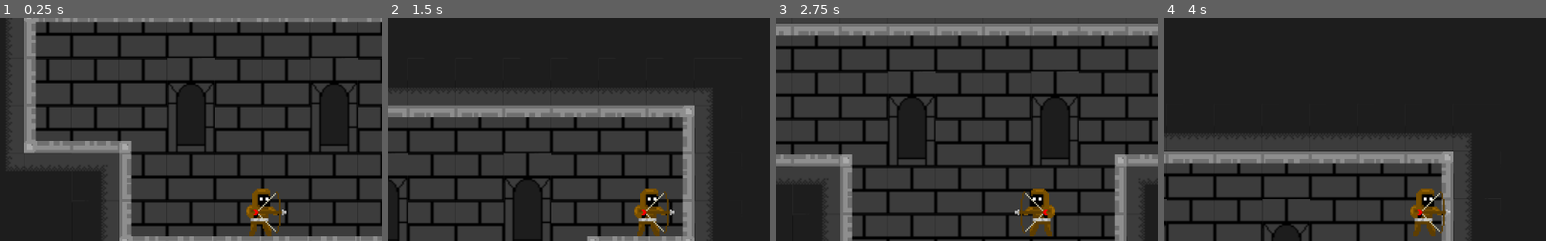
Above: before the commit, frames 1-4 (left to right).
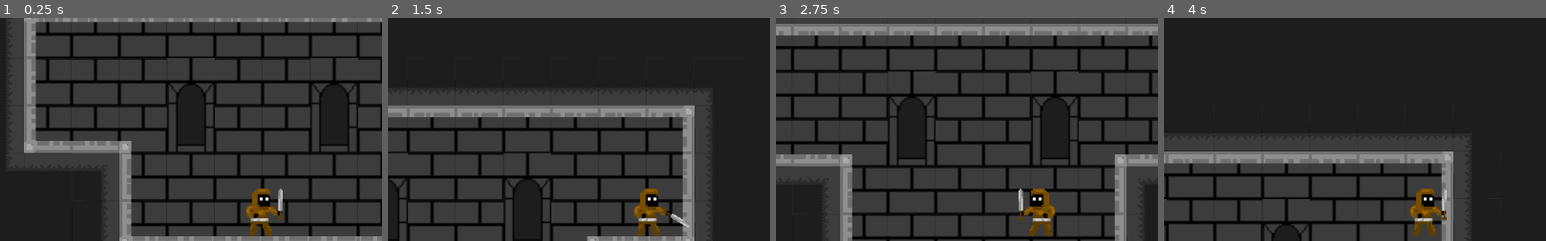
Above: after the commit, the same moments.

Repository: the-alex-g/Rouge_like
Game: Godot game, scene res://Main/Main.tscn
The game is run twice, just before and just after one commit, with the same random seed, the same clock (stepped at 60 frames per second) and the same inputs.
Inputs:
- Up to frame 1 (0.25 s): no input
- Up to frame 2 (1.5 s): tap Enter at 0.5 s; hold D (Right) from 0.53 s (still down); tap Space (Swing, bound only after the commit) at 0.6, 1.35 s; tap W (Jump) at 0.77 s
- Up to frame 3 (2.75 s): tap W (Jump) at 1.52 s; release D (Right) at 2.03 s; hold A (Left) from 2.03 s (still down); tap Space (Swing, bound only after the commit) at 2.1 s
- Up to frame 4 (4 s): release A (Left) at 2.78 s; hold D (Right) from 2.78 s (still down); tap Space (Swing, bound only after the commit) at 2.85, 3.6 s; tap W (Jump) at 3.02, 3.77 s
The pictures show only the part of the screen within x 16-66%, y 6-56%; the shares and areas given below are measured in that part.

The runs differ from the first frame. In frame 1, 0.4% of the frame differs, in the area x 66-75%, y 76-97%; in frame 2, 0.4%, in the area x 66-79%, y 77-97%; in frame 3, 0.4%; in frame 4, 0.3%.

Commit message:
Add swing sword around

Diff:
--- a/Player/Player.gd
+++ b/Player/Player.gd
@@ -6,14 +6,22 @@
 export var grav_increment := 5
 export var jump_strength := 200
 export var jumptime := 0.5
-var _jump = false
+var _swingtime := 0.2
+var _jump := false
+var _attacking := false
 var _base_grav := 0
-onready var _sprite := $AnimatedSprite
+onready var _sprite := $Sprite
 onready var _jumptimer := $JumpTimer
 onready var _floordetector := $RayCast2D
+onready var _player_animator := $PlayerAnimator
+onready var _weapon_animator := $WeaponAnimator
+onready var _sword_hit_area := $Sprite/WeaponArea/CollisionShape2D
+onready var _swordtimer := $SwingSwordTimer
 
 func _ready():
 	_base_grav = grav_strength
+	_sword_hit_area.disabled = true
+	_swingtime = _weapon_animator.get_animation("Swing").length
 
 func _physics_process(_delta):
 	var _velocity := Vector2.ZERO
@@ -24,10 +32,13 @@
 	if Input.is_action_just_pressed("Jump") and not _jump and _floordetector.is_colliding():
 		_jump = true
 		_jumptimer.start(jumptime)
+	if Input.is_action_just_pressed("Swing") and not _attacking:
+		_swing_sword()
 	var dir:Vector2 = _calculate_velocity(_velocity)
 	var _error = move_and_slide(dir, Vector2.UP)
 	var _next_anim:String = _get_next_anim(dir)
-	_sprite.play(_next_anim)
+	if _next_anim != _player_animator.current_animation:
+		_player_animator.play(_next_anim)
 
 func _calculate_velocity(velocity:Vector2):
 	var dir := velocity
@@ -60,5 +71,13 @@
 		next_anim = "Airborne"
 	return next_anim
 
+func _swing_sword():
+	_attacking = true
+	_weapon_animator.play("Swing")
+	_swordtimer.start(_swingtime)
+
 func _on_JumpTimer_timeout():
 	_jump = false
+
+func _on_SwingSwordTimer_timeout():
+	_attacking = false
--- a/Player/Player.tscn
+++ b/Player/Player.tscn
@@ -7,47 +7,108 @@
 [sub_resource type="CapsuleShape2D" id=1]
 height = 12.2039
 
-[sub_resource type="AtlasTexture" id=2]
-atlas = ExtResource( 1 )
-region = Rect2( 0, 0, 32, 32 )
+[sub_resource type="RectangleShape2D" id=6]
+extents = Vector2( 10, 15.9657 )
 
-[sub_resource type="AtlasTexture" id=3]
-atlas = ExtResource( 1 )
-region = Rect2( 0, 32, 32, 32 )
+[sub_resource type="Animation" id=5]
+resource_name = "Swing"
+length = 0.2
+tracks/0/type = "value"
+tracks/0/path = NodePath("Sprite/Weapon:rotation_degrees")
+tracks/0/interp = 1
+tracks/0/loop_wrap = true
+tracks/0/imported = false
+tracks/0/enabled = true
+tracks/0/keys = {
+"times": PoolRealArray( 0, 0.1, 0.2 ),
+"transitions": PoolRealArray( 1, 1, 1 ),
+"update": 0,
+"values": [ 0.0, 180.0, 0.0 ]
+}
 
-[sub_resource type="AtlasTexture" id=4]
-atlas = ExtResource( 1 )
-region = Rect2( 32, 32, 32, 32 )
+[sub_resource type="Animation" id=4]
+resource_name = "Airborne"
+tracks/0/type = "value"
+tracks/0/path = NodePath("Sprite:frame")
+tracks/0/interp = 1
+tracks/0/loop_wrap = true
+tracks/0/imported = false
+tracks/0/enabled = true
+tracks/0/keys = {
+"times": PoolRealArray( 0 ),
+"transitions": PoolRealArray( 1 ),
+"update": 1,
+"values": [ 0 ]
+}
+tracks/1/type = "value"
+tracks/1/path = NodePath("Sprite/Weapon:position")
+tracks/1/interp = 1
+tracks/1/loop_wrap = true
+tracks/1/imported = false
+tracks/1/enabled = true
+tracks/1/keys = {
+"times": PoolRealArray( 0 ),
+"transitions": PoolRealArray( 1 ),
+"update": 0,
+"values": [ Vector2( 12, 1 ) ]
+}
 
-[sub_resource type="AtlasTexture" id=5]
-atlas = ExtResource( 1 )
-region = Rect2( 0, 0, 32, 32 )
+[sub_resource type="Animation" id=2]
+resource_name = "Idle"
+loop = true
+tracks/0/type = "value"
+tracks/0/path = NodePath("Sprite:frame")
+tracks/0/interp = 1
+tracks/0/loop_wrap = true
+tracks/0/imported = false
+tracks/0/enabled = true
+tracks/0/keys = {
+"times": PoolRealArray( 0, 0.5 ),
+"transitions": PoolRealArray( 1, 1 ),
+"update": 1,
+"values": [ 0, 1 ]
+}
+tracks/1/type = "value"
+tracks/1/path = NodePath("Sprite/Weapon:position")
+tracks/1/interp = 1
+tracks/1/loop_wrap = true
+tracks/1/imported = false
+tracks/1/enabled = true
+tracks/1/keys = {
+"times": PoolRealArray( 0, 0.5 ),
+"transitions": PoolRealArray( 1, 1 ),
+"update": 1,
+"values": [ Vector2( 12, 1 ), Vector2( 12, 2 ) ]
+}
 
-[sub_resource type="AtlasTexture" id=6]
-atlas = ExtResource( 1 )
-region = Rect2( 0, 0, 32, 32 )
-
-[sub_resource type="AtlasTexture" id=7]
-atlas = ExtResource( 1 )
-region = Rect2( 32, 0, 32, 32 )
-
-[sub_resource type="SpriteFrames" id=8]
-animations = [ {
-"frames": [ SubResource( 2 ), SubResource( 3 ), SubResource( 4 ), SubResource( 3 ) ],
-"loop": true,
-"name": "Run",
-"speed": 5.0
-}, {
-"frames": [ SubResource( 5 ) ],
-"loop": true,
-"name": "Airborne",
-"speed": 5.0
-}, {
-"frames": [ SubResource( 6 ), SubResource( 7 ) ],
-"loop": true,
-"name": "Idle",
-"speed": 2.0
-} ]
+[sub_resource type="Animation" id=3]
+resource_name = "Run"
+length = 0.8
+loop = true
+tracks/0/type = "value"
+tracks/0/path = NodePath("Sprite:frame")
+tracks/0/interp = 1
+tracks/0/loop_wrap = true
+tracks/0/imported = false
+tracks/0/enabled = true
+tracks/0/keys = {
+"times": PoolRealArray( 0, 0.2, 0.4, 0.6 ),
+"transitions": PoolRealArray( 1, 1, 1, 1 ),
+"update": 1,
+"values": [ 0, 2, 3, 2 ]
+}
+tracks/1/type = "value"
+tracks/1/path = NodePath("Sprite/Weapon:position")
+tracks/1/interp = 1
+tracks/1/loop_wrap = true
+tracks/1/imported = false
+tracks/1/enabled = true
+tracks/1/keys = {
+"times": PoolRealArray( 0, 0.2, 0.4, 0.6 ),
+"transitions": PoolRealArray( 1, 1, 1, 1 ),
+"update": 1,
+"values": [ Vector2( 12, 1 ), Vector2( 12, 2 ), Vector2( 12, 1 ), Vector2( 12, 2 ) ]
+}
 
 [node name="Player" type="KinematicBody2D"]
 script = ExtResource( 2 )
@@ -55,15 +116,26 @@
 [node name="CollisionShape2D" type="CollisionShape2D" parent="."]
 shape = SubResource( 1 )
 
-[node name="AnimatedSprite" type="AnimatedSprite" parent="."]
-frames = SubResource( 8 )
-animation = "Airborne"
-
-[node name="Weapon" type="Sprite" parent="AnimatedSprite"]
-texture = ExtResource( 3 )
+[node name="Sprite" type="Sprite" parent="."]
+texture = ExtResource( 1 )
 vframes = 2
 hframes = 2
-frame = 1
+frame = 2
+
+[node name="Weapon" type="Sprite" parent="Sprite"]
+position = Vector2( 12, 2 )
+texture = ExtResource( 3 )
+centered = false
+offset = Vector2( -27.5558, -16.9645 )
+vframes = 2
+hframes = 2
+frame = 2
+
+[node name="WeaponArea" type="Area2D" parent="Sprite"]
+
+[node name="CollisionShape2D" type="CollisionShape2D" parent="Sprite/WeaponArea"]
+position = Vector2( 19, 0 )
+shape = SubResource( 6 )
 
 [node name="JumpTimer" type="Timer" parent="."]
 wait_time = 0.5
@@ -76,4 +148,17 @@
 [node name="RayCast2D" type="RayCast2D" parent="."]
 enabled = true
 cast_to = Vector2( 0, 20 )
+
+[node name="WeaponAnimator" type="AnimationPlayer" parent="."]
+anims/Swing = SubResource( 5 )
+
+[node name="PlayerAnimator" type="AnimationPlayer" parent="."]
+anims/Airborne = SubResource( 4 )
+anims/Idle = SubResource( 2 )
+anims/Run = SubResource( 3 )
+
+[node name="SwingSwordTimer" type="Timer" parent="."]
+wait_time = 0.2
+one_shot = true
 [connection signal="timeout" from="JumpTimer" to="." method="_on_JumpTimer_timeout"]
+[connection signal="timeout" from="SwingSwordTimer" to="." method="_on_SwingSwordTimer_timeout"]
--- a/project.godot
+++ b/project.godot
@@ -50,6 +50,16 @@
 , Object(InputEventKey,"resource_local_to_scene":false,"resource_name":"","device":0,"alt":false,"shift":false,"control":false,"meta":false,"command":false,"pressed":false,"scancode":16777234,"unicode":0,"echo":false,"script":null)
  ]
 }
+Swing={
+"deadzone": 0.5,
+"events": [ Object(InputEventKey,"resource_local_to_scene":false,"resource_name":"","device":0,"alt":false,"shift":false,"control":false,"meta":false,"command":false,"pressed":false,"scancode":32,"unicode":0,"echo":false,"script":null)
+ ]
+}
+Shoot={
+"deadzone": 0.5,
+"events": [ Object(InputEventKey,"resource_local_to_scene":false,"resource_name":"","device":0,"alt":false,"shift":false,"control":false,"meta":false,"command":false,"pressed":false,"scancode":16777237,"unicode":0,"echo":false,"script":null)
+ ]
+}
 
 [rendering]
 
Binary file changed: Art/Weapons.png
Not shown: 1 places in Player/Player.tscn that only renumber resources
Not shown, changed: Art/PiskelFiles/Weapons.piskel
